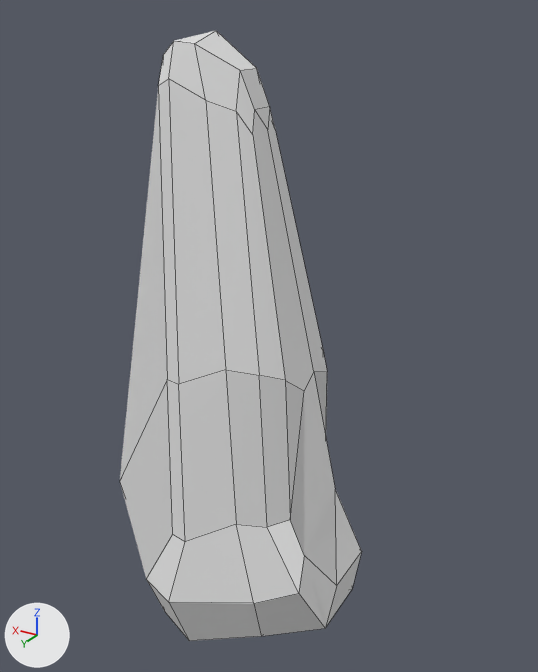
What one commit did to the FBX model Endless Runner/Assets/Objects/rock01.fbx.
Both versions are drawn from a 50 mm lens placed at (-1.82, 2.41, 2.51), pointed at (-0.34, -0.05, 1.28). The lights are fixed; the arrows at lower left show +X, +Y and +Z. Mesh edges are drawn as thin lines. Where no turn or scale is listed for an object, it has been applied to the vertices.
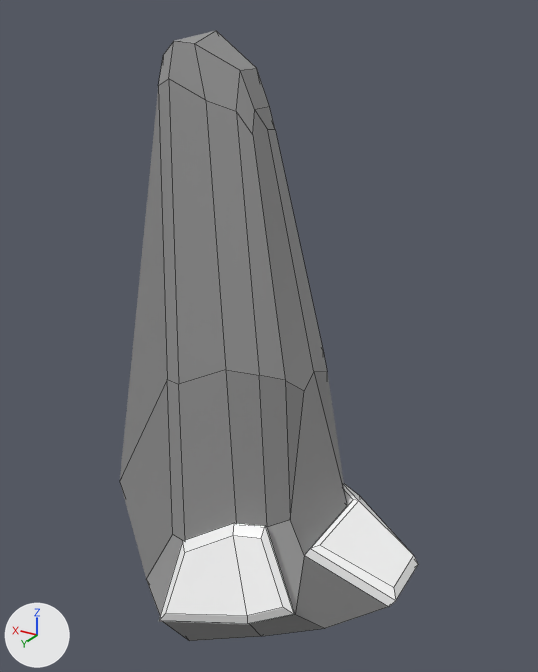
Where the change shows, as pixel boxes [x1, y1, x2, y2] in the pictures (538 x 672 px):
'Cube.003', reshaped (23% wider): before [120, 31, 362, 641]; after [120, 31, 418, 641]
part 1 of me_cube_003, built on: before [146, 107, 362, 641]; after [146, 107, 418, 641]
part 2 of me_cube_003, recoloured: [120, 31, 314, 579] in both

The change in detail:
Material 'Snow' (mat_snow) is new.
Its base color is (1.0, 1.0, 1.0) (white #ffffff).
Material 'Rock' (mat_rock) is new.
Its base color is (0.305, 0.305, 0.305) (grey #969696).
me_cube_003 is used by ob_cube_003; location (0.0, 0.0, 0.0).
me_cube_003 had 70 vertices, 65 faces and spanned x -0.78..0.36, y -0.37..0.32, z -0.33..2.46.
me_cube_003 now has 94 vertices, 90 faces and spans x -1.04..0.36, y -0.37..0.47, z -0.33..2.46.
Part 1, on me_cube_003:
1 vertex is removed from x -0.66, y -0.07, z 0.62.
7 faces are deleted.
3 vertices in x -0.66..-0.01, y 0.25..0.32, z -0.01..0.29 move by (-0.04, 0.1, -0.01).
3 vertices move from x -0.78..-0.59, y -0.13..0.13, z 0.29..0.4 to x -1.02..-0.68, y -0.24..0.13, z 0.29..0.44.
25 vertices are added at x -1.04..-0.07, y -0.24..0.47, z 0.01..0.61.
4 new faces join them, mat_rock (grey #969696).
28 new faces join them, mat_snow (white #ffffff).
me_cube_003 part 2: 58 faces spanning x -1.02..0.36, y -0.37..0.42, z -0.33..2.46 switch from no material to mat_rock (grey #969696).
me_cube_003 now uses material mat_snow (white #ffffff).
